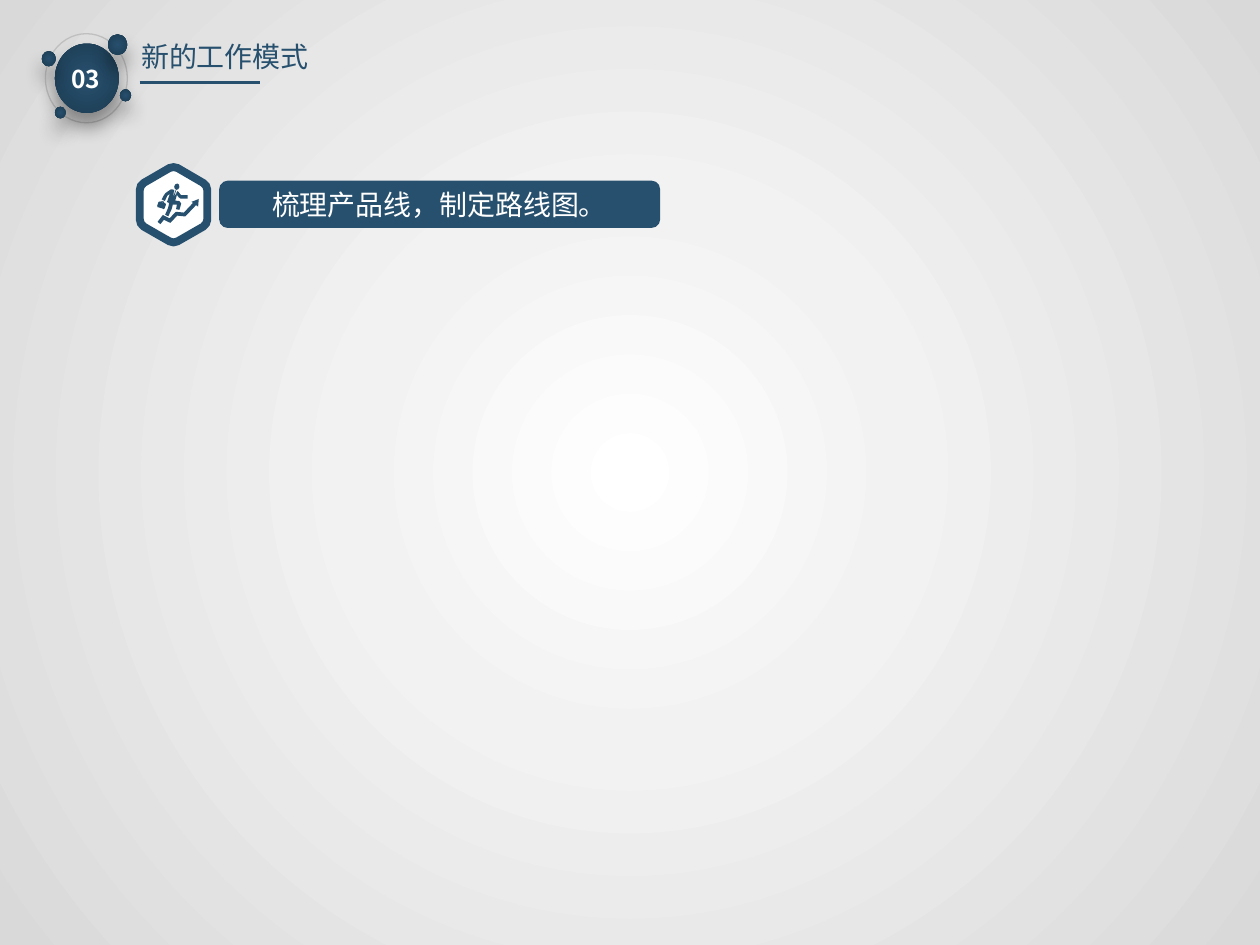
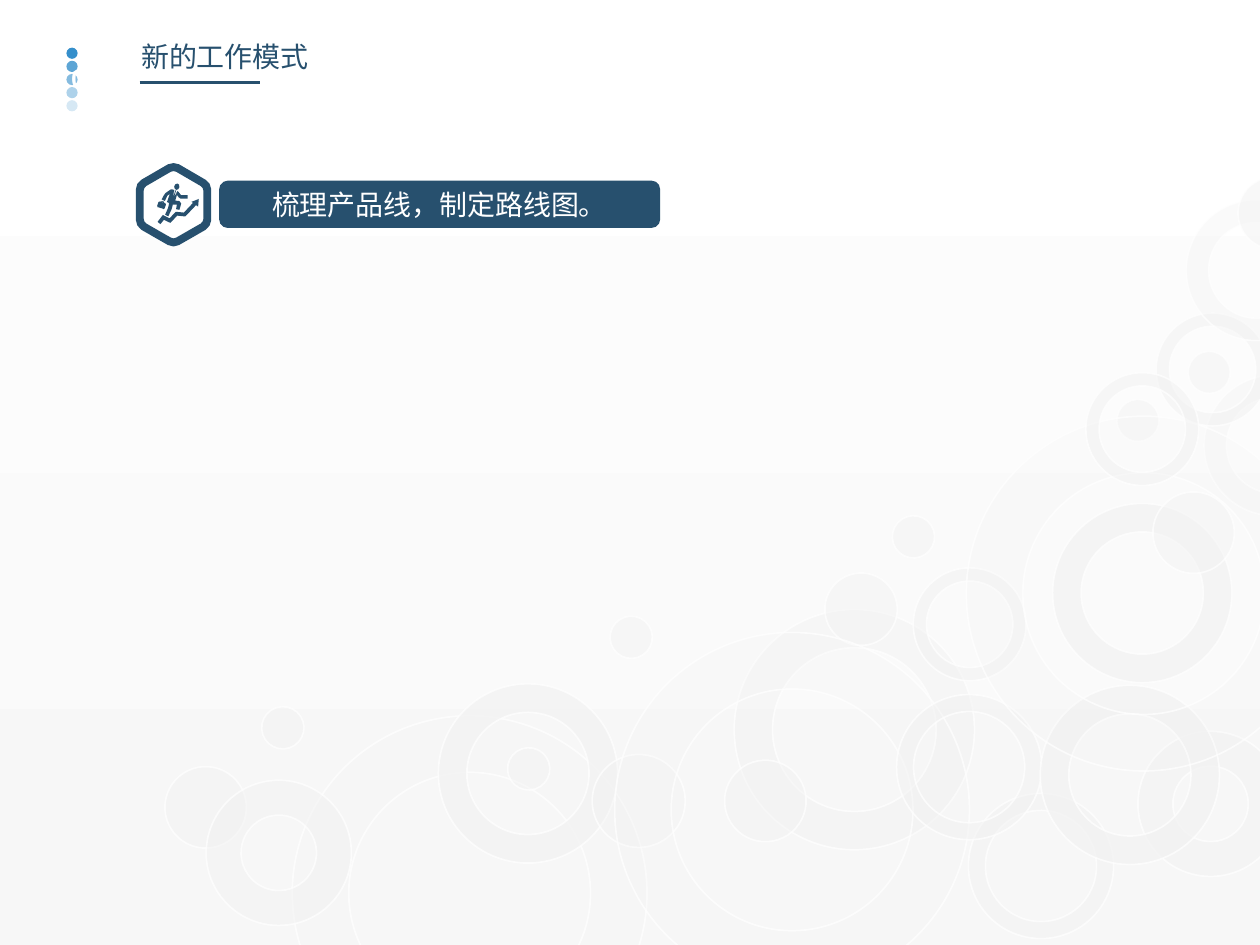
Before and after one commit to watermoonlx/presentation, a slide deck: slide 15 of [PO]PR Approval Control Panel.pptx. Drawn at 1260x945 pixels with LibreOffice and Linux fonts; fonts in the diff are those of the drawing. Boxes give left, top, right and bottom in pixels: in the first picture for what was removed or moved away, otherwise in the second. Text is boxed around its words. In the diff, an @@ line names an element or a change of style, - is before the commit and + after.

```diff
--- a/[PO]PR Approval Control Panel.pptx
+++ b/[PO]PR Approval Control Panel.pptx
@@ background gradient #FFFFFF to #F2F2F2 to #D9D9D9 to gradient #FFFFFF to #F7F7F7 @@
@@ ellipse removed at <box>45,34,127,123</box> @@
@@ ellipse removed at <box>55,44,120,113</box> @@
@@ ellipse at <box>67,48,78,59</box>: fill gradient #27506E to #1D3C52 to #358FCB; shadow off; rotation 0 to 270 degrees @@
@@ ellipse at <box>67,87,78,98</box>: fill gradient #27506E to #1D3C52 to #358FCB at 40% opacity; shadow off; rotation 0 to 270 degrees @@
@@ ellipse at <box>67,60,78,72</box>: fill gradient #27506E to #1D3C52 to #358FCB at 80% opacity; shadow off; rotation 0 to 270 degrees @@
@@ ellipse added at <box>67,74,78,86</box>, fill #358FCB at 60% opacity @@
@@ ellipse at <box>67,100,78,111</box>: fill gradient #27506E to #1D3C52 to #358FCB at 20% opacity; shadow off; rotation 0 to 270 degrees @@
@@ group added at <box>154,174,1260,945</box>: 16 donuts, 8 ellipses @@
```
Also in this commit, not shown: 40 other slides changed, 1 slide added, 3 other files.
